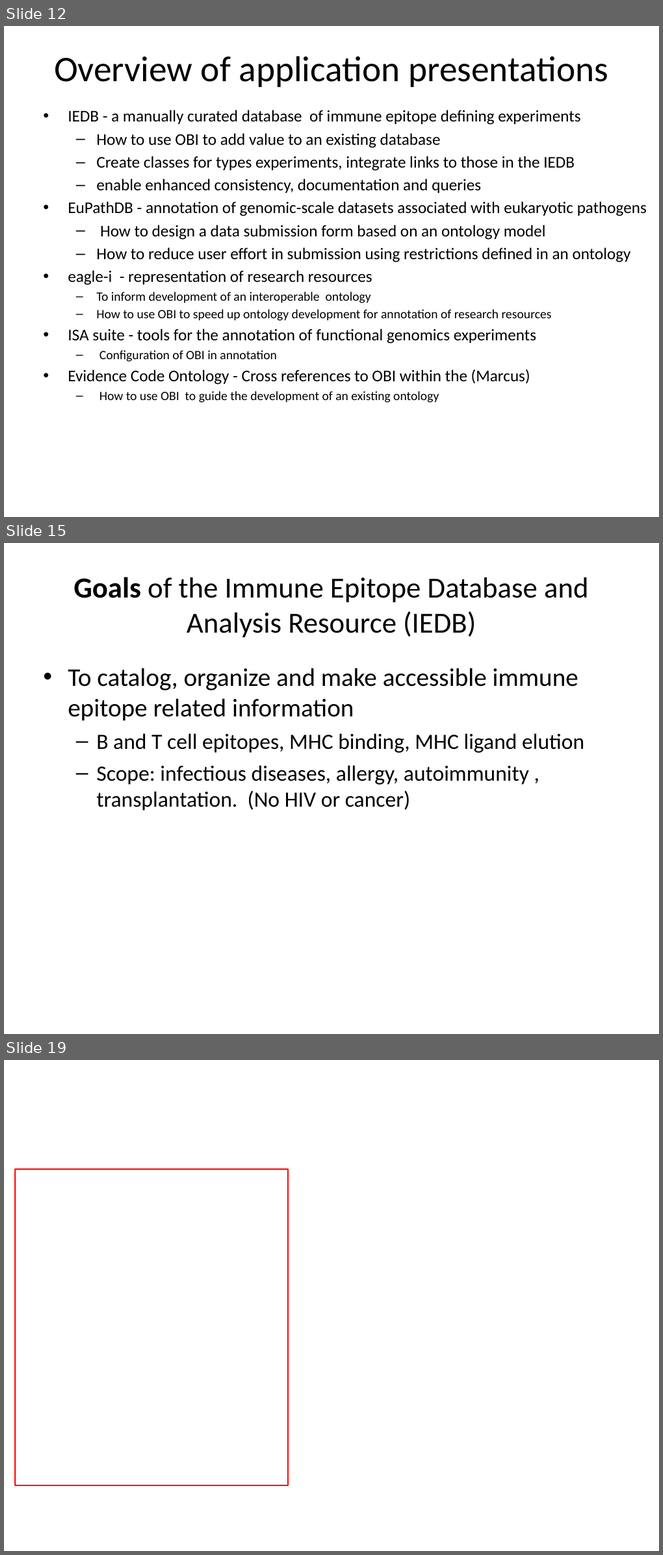
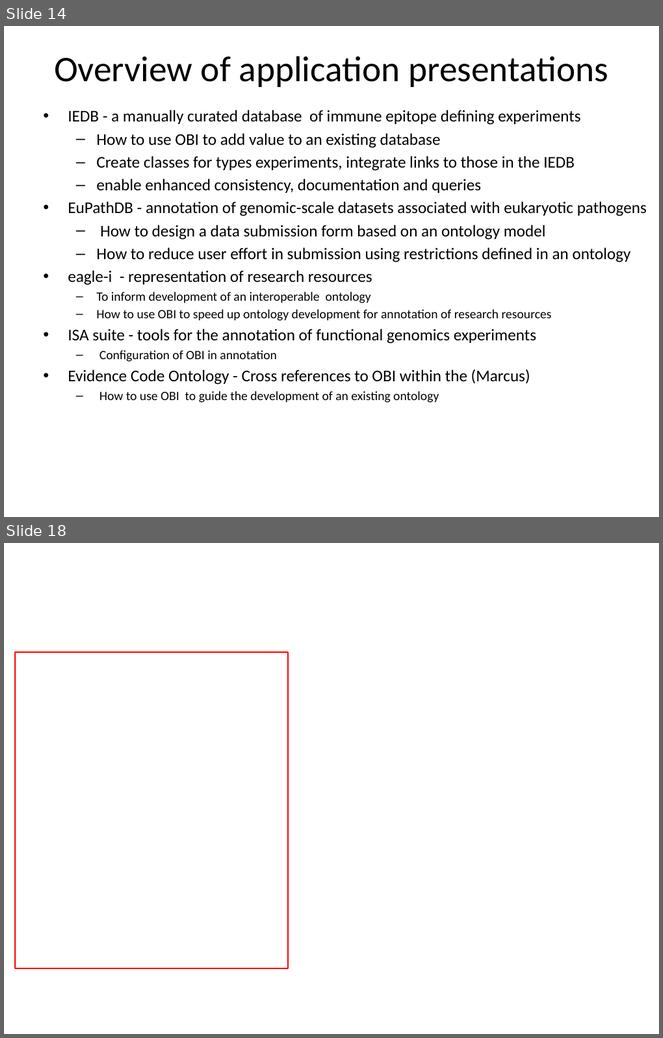
Before and after one commit to obi-ontology/obi-legacy-svn, a slide deck: trunk/docs/presentations/OBI tutorial July 2011 ICBO/OBI overview and IEDB.pptx. Shown one above the other, each under a label of ours: slides 12, 15 and 19 before the commit, slides 14 and 18 after it; the slides between them are not shown. The pictures are 663x1555 and 663x1038 pixels, drawn with LibreOffice and Linux fonts; fonts in the diff are those of the drawing; background and template pictures are left out. Boxes give left, top, right and bottom in pixels: in the first picture for what was removed or moved away, otherwise in the second. Text is boxed around its words. In the diff, an @@ line names an element or a change of style, - is before the commit and + after.

```diff
--- a/trunk/docs/presentations/OBI tutorial July 2011 ICBO/OBI overview and IEDB.pptx
+++ b/trunk/docs/presentations/OBI tutorial July 2011 ICBO/OBI overview and IEDB.pptx
@@ slide 15 removed at bbox=[4, 543, 659, 1034], background #FFFFFF @@
@@ title removed at bbox=[74, 577, 589, 638] @@
-Goals of the Immune Epitope Database and Analysis Resource (IEDB)
@@ text removed at bbox=[68, 668, 584, 811] @@
-• To catalog, organize and make accessible immune epitope related information
-  – B and T cell epitopes, MHC binding, MHC ligand elution
-  – Scope: infectious diseases, allergy, autoimmunity , transplantation. (No HIV or cancer)
@@ what was slide 12 is now slide 14 @@
@@ what was slide 19 is now slide 18 @@
```
Also in this commit, not shown: 3 slides changed, 6 slides added, 4 other slides removed.
